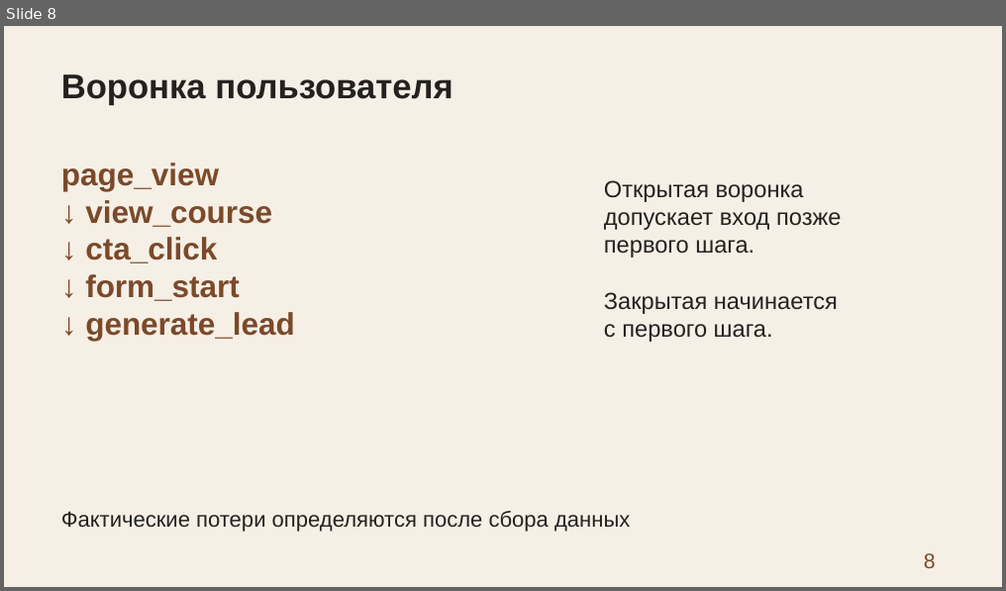
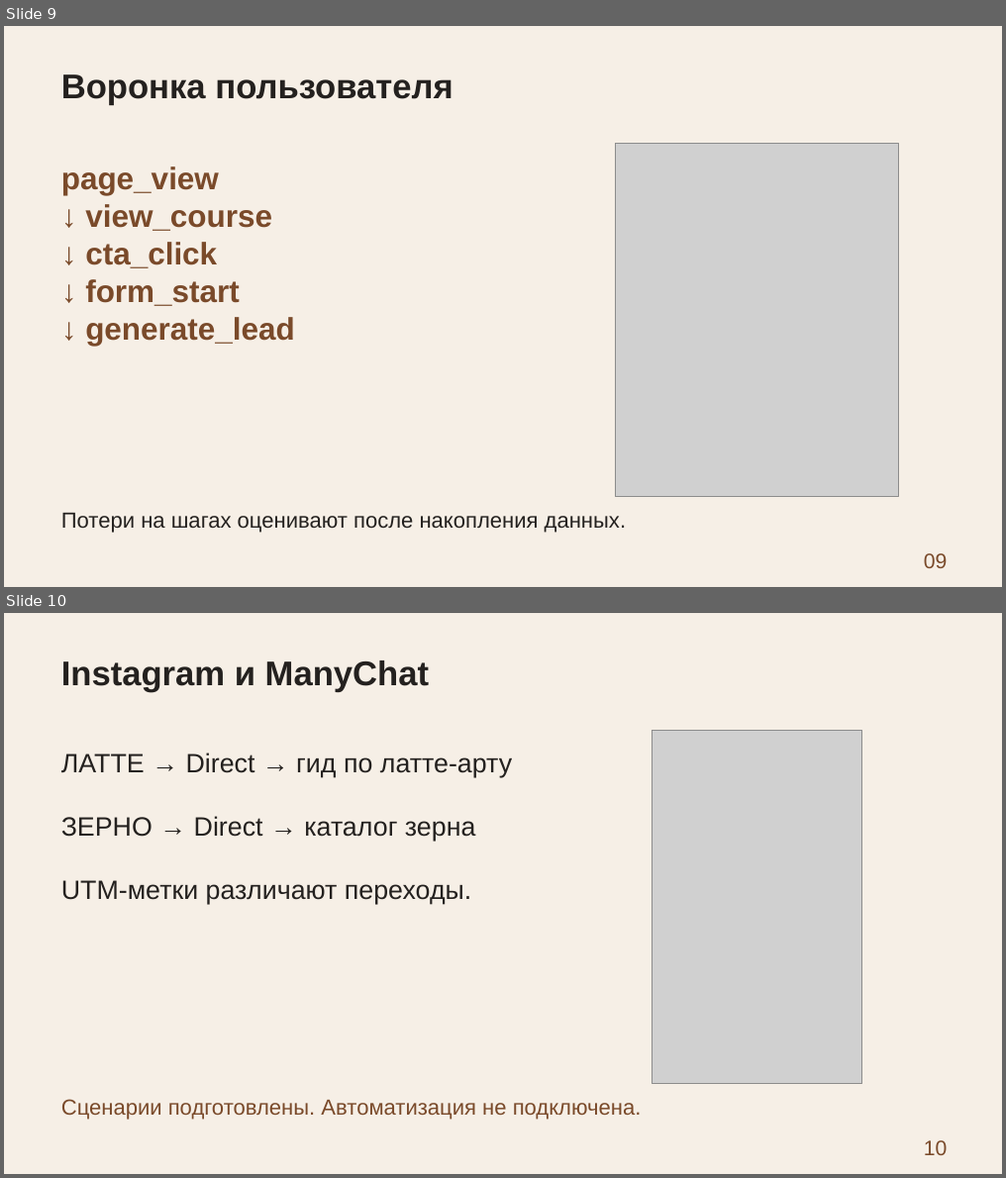
Before and after one commit to 4youmans/funnel-project, a slide deck: kursovaya_rabota/zerno7/presentation/zashchita.pptx. Shown one above the other, each under a label of ours: slide 8 before the commit, slides 9 and 10 after it. The pictures are 1006x591 and 1006x1178 pixels, drawn with LibreOffice and Linux fonts; fonts in the diff are those of the drawing; grey boxes stand for pictures. Boxes give left, top, right and bottom in pixels: in the first picture for what was removed or moved away, otherwise in the second. Text is boxed around its words. In the diff, an @@ line names an element or a change of style, - is before the commit and + after.

```diff
--- a/kursovaya_rabota/zerno7/presentation/zashchita.pptx
+++ b/kursovaya_rabota/zerno7/presentation/zashchita.pptx
@@ slide 10 added at <box>4,613,1002,1174</box>, background #F6EFE6 @@
@@ text added at <box>61,661,429,692</box>, 33 pt, text #24211F, bold @@
+Instagram и ManyChat
@@ picture added at <box>652,730,862,1084</box> @@
@@ text added at <box>61,753,512,905</box>, 25.5 pt, text #24211F @@
+ЛАТТЕ → Direct → гид по латте-арту
+ЗЕРНО → Direct → каталог зерна
+UTM-метки различают переходы.
@@ text added at <box>61,1099,642,1120</box>, 21 pt, text #7A4A2A @@
+Сценарии подготовлены. Автоматизация не подключена.
@@ text added at <box>924,1141,947,1156</box>, 20.2 pt, text #7A4A2A @@
+10
@@ what was slide 8 is now slide 9 @@
@@ slide 9 changed as well @@
@@ picture added at <box>616,143,899,497</box> @@
@@ text "page_view": place and size @@
-text "page_view" at <box>61,163,295,341</box>
+text "page_view" at <box>61,167,295,346</box>
@@ text removed at <box>604,180,842,342</box> @@
-Открытая воронка
-допускает вход позже
-первого шага.
-Закрытая начинается
-с первого шага.
@@ text at <box>61,513,626,533</box>: text changed @@
-Фактические потери определяются после сбора данных
+Потери на шагах оценивают после накопления данных.
@@ text at <box>924,554,947,569</box>: text changed @@
-8
+09
```
Also in this commit, not shown: 2 other slides changed, 10 other slides added, 9 slides removed, 1 other file.
